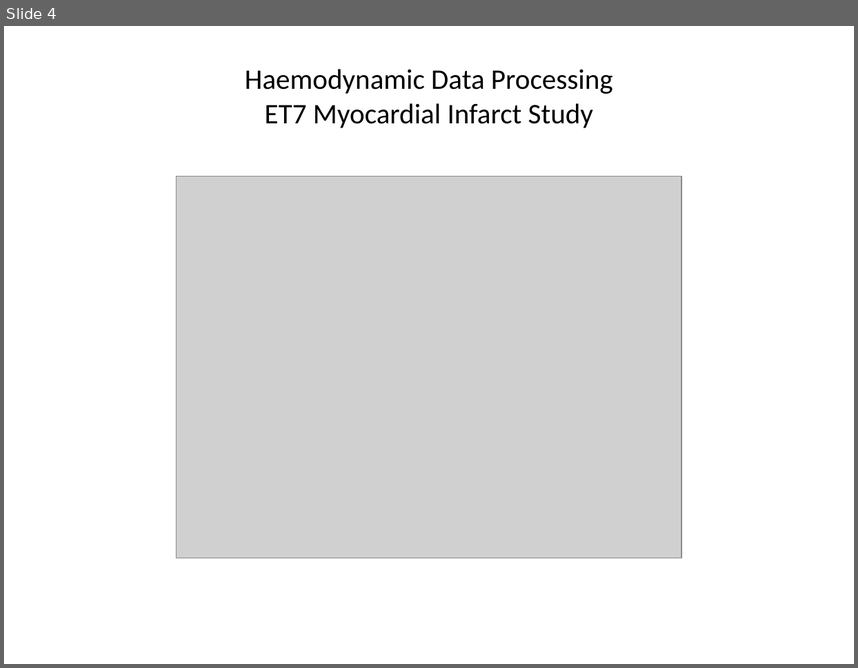
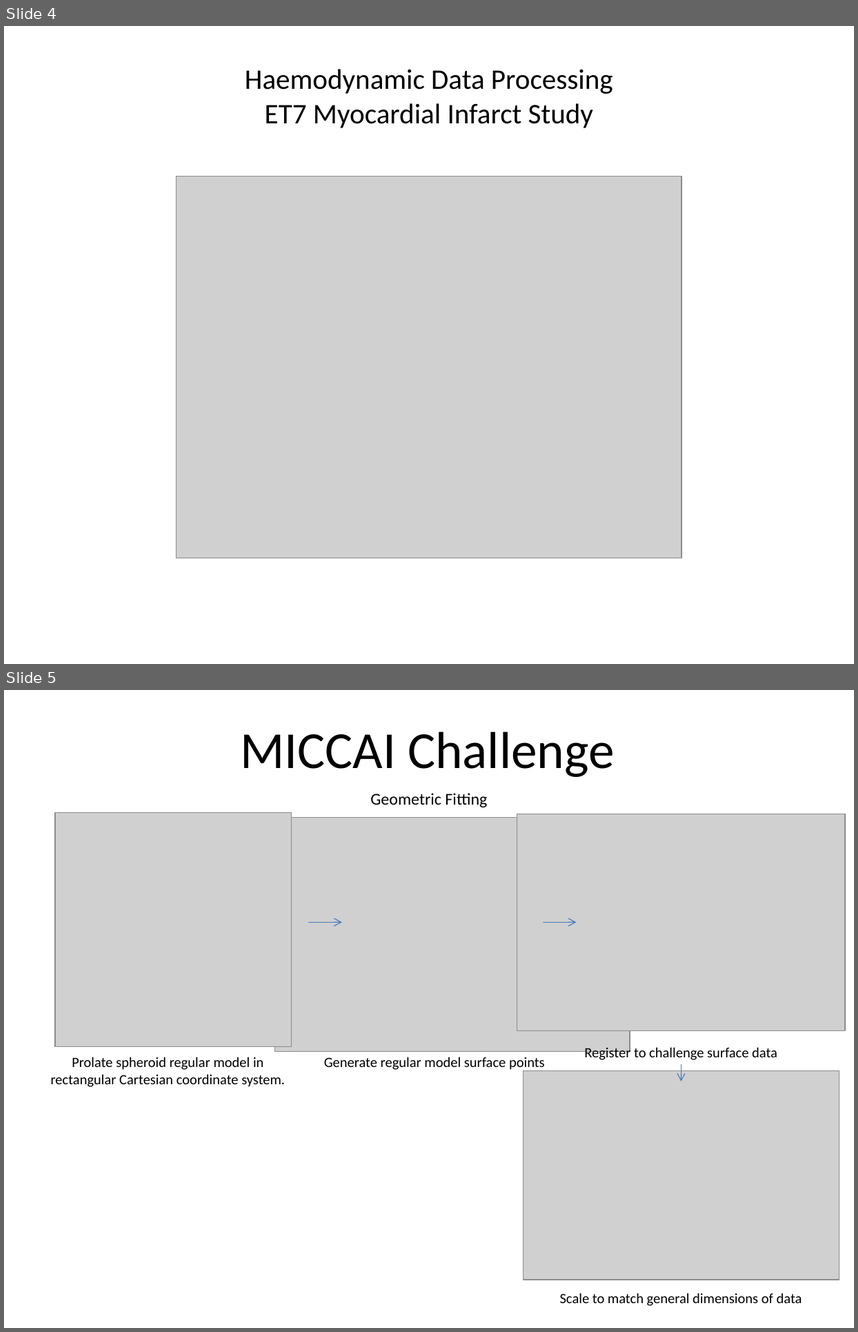
Before and after one commit to jennyhelyanwe/ToShow, a slide deck: 15May2014.pptx. Shown one above the other, each under a label of ours: slide 4 before the commit, slides 4 and 5 after it. The pictures are 858x668 and 858x1332 pixels, drawn with LibreOffice and Linux fonts; fonts in the diff are those of the drawing; grey boxes stand for pictures. Boxes give left, top, right and bottom in pixels: in the first picture for what was removed or moved away, otherwise in the second. Text is boxed around its words. In the diff, an @@ line names an element or a change of style, - is before the commit and + after.

```diff
--- a/15May2014.pptx
+++ b/15May2014.pptx
@@ slide 5 added at [4, 690, 854, 1328], background #FFFFFF @@
@@ title added at [240, 731, 614, 777], 44 pt, text #000000 @@
+MICCAI Challenge
@@ text added at [370, 793, 487, 807], 14 pt, text #000000 @@
+Geometric Fitting
@@ picture added at [55, 812, 291, 1046] @@
@@ picture added at [275, 818, 630, 1052] @@
@@ picture added at [517, 814, 846, 1031] @@
@@ arrow added from (308, 922) to (342, 922), #4B7EBC 0.75 pt @@
@@ arrow added from (543, 922) to (576, 922), #4B7EBC 0.75 pt @@
@@ text added at [51, 1056, 285, 1087], 12 pt, text #000000 @@
+Prolate spheroid regular model in rectangular Cartesian coordinate system.
@@ text added at [324, 1056, 545, 1071], 12 pt, text #000000 @@
+Generate regular model surface points
@@ text added at [584, 1045, 777, 1061], 12 pt, text #000000 @@
+Register to challenge surface data
@@ picture added at [524, 1071, 840, 1279] @@
@@ arrow added from (682, 1064) to (682, 1081), #4B7EBC 0.75 pt @@
@@ text added at [560, 1292, 802, 1305], 12 pt, text #000000 @@
+Scale to match general dimensions of data
```
Also in this commit, not shown: 2 slides changed, 5 other slides added.
